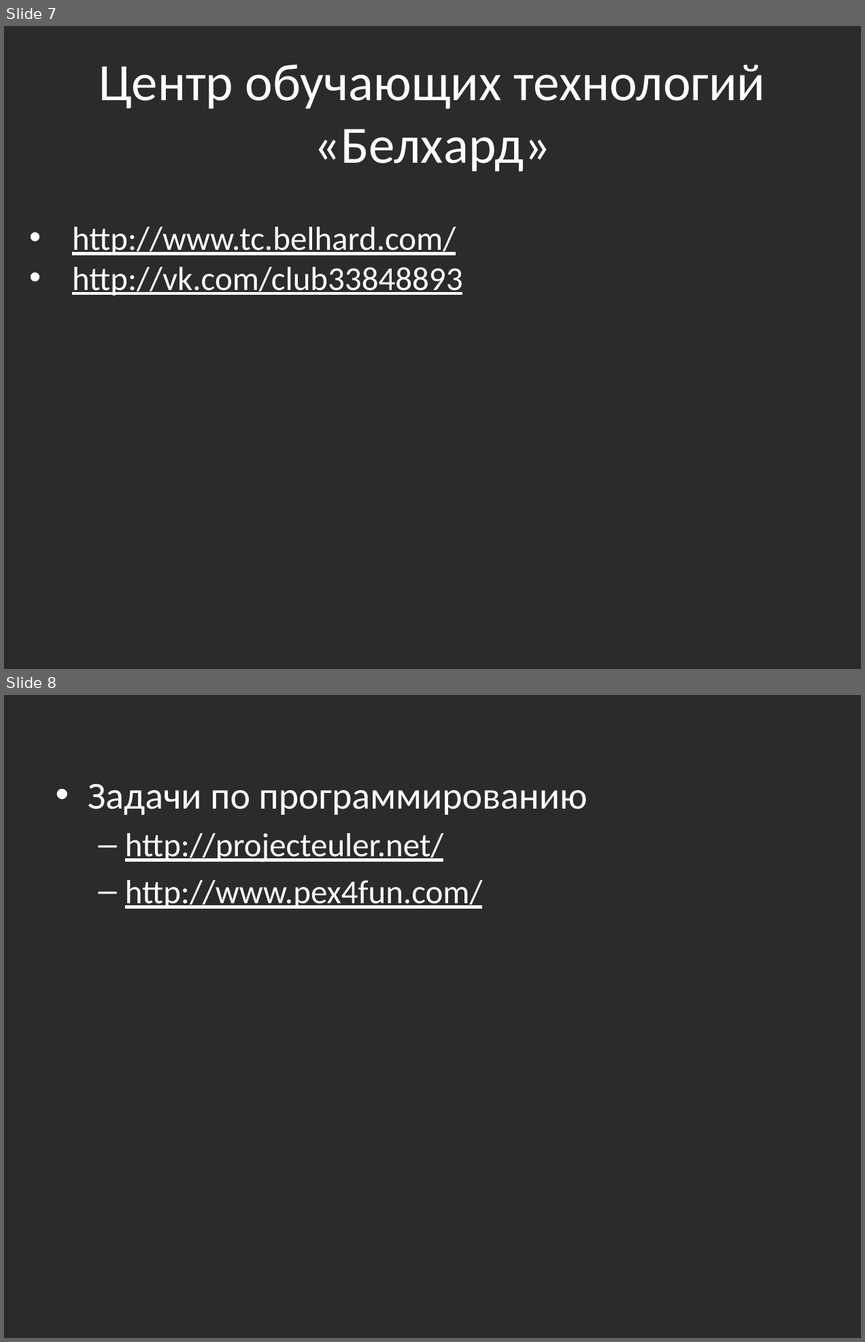
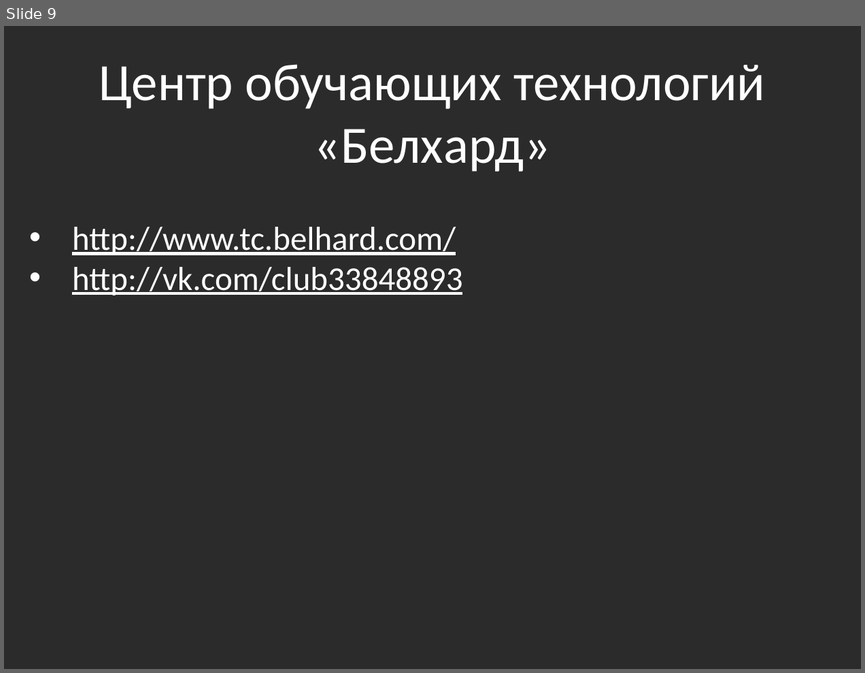
Before and after one commit to bazile/Training, a slide deck: Presentation/intro.pptx. Shown one above the other, each under a label of ours: slides 7 and 8 before the commit, slide 9 after it. The pictures are 865x1342 and 865x673 pixels, drawn with LibreOffice and Linux fonts; fonts in the diff are those of the drawing; background and template pictures are left out; a plain dark background stands for a picture behind light text. Boxes give left, top, right and bottom in pixels: in the first picture for what was removed or moved away, otherwise in the second. Text is boxed around its words. In the diff, an @@ line names an element or a change of style, - is before the commit and + after.

```diff
--- a/Presentation/intro.pptx
+++ b/Presentation/intro.pptx
@@ slide 8 removed at (4, 695, 861, 1338), background picture (left out) @@
@@ text removed at (88, 783, 587, 909) @@
-• Задачи по программированию
-  – http://projecteuler.net/
-  – http://www.pex4fun.com/
@@ what was slide 7 is now slide 9 @@
```
Also in this commit, not shown: 2 slides added, 5 other files.
